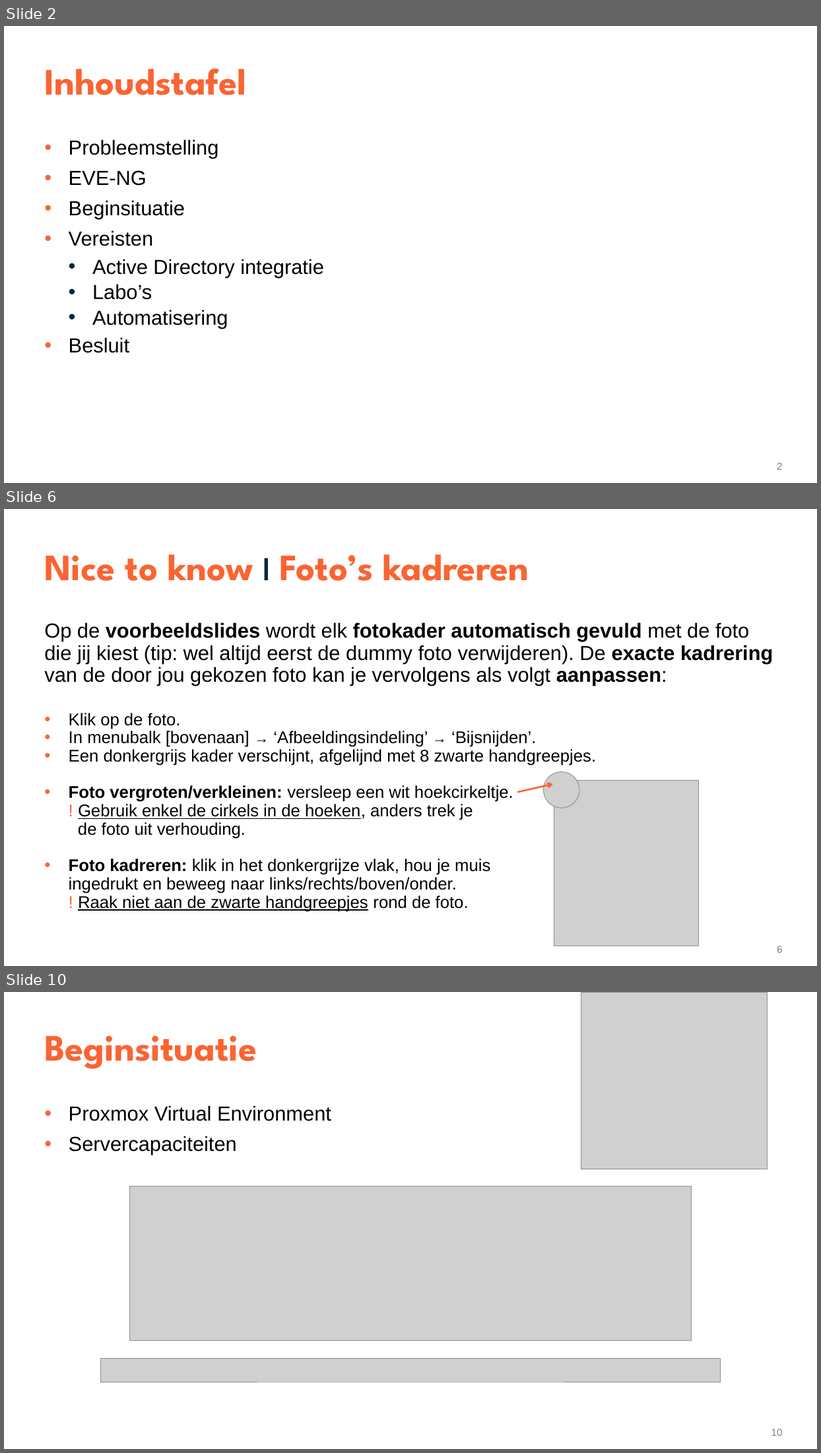
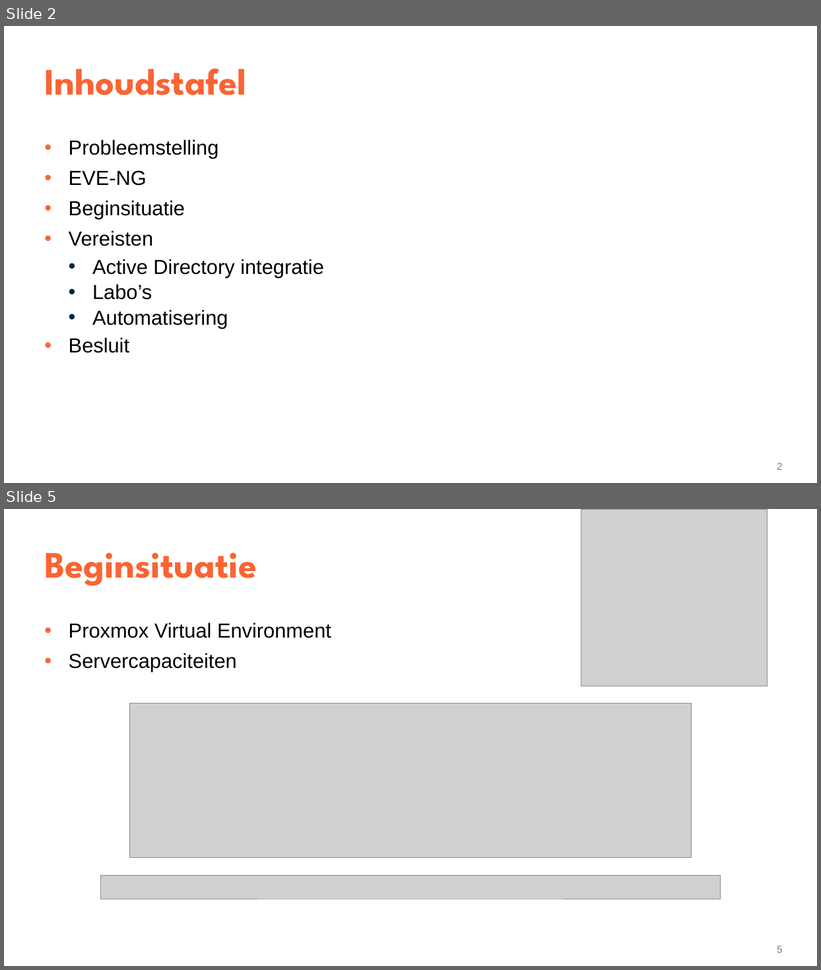
Before and after one commit to YenteLens/ylbachelorproef, a slide deck: Presentatie/eindpresentatie.pptx. Shown one above the other, each under a label of ours: slides 2, 6 and 10 before the commit, slides 2 and 5 after it; the slides between them are not shown. The pictures are 821x1453 and 821x970 pixels, drawn with LibreOffice and Linux fonts; fonts in the diff are those of the drawing; grey boxes stand for pictures. Boxes give left, top, right and bottom in pixels: in the first picture for what was removed or moved away, otherwise in the second. Text is boxed around its words. In the diff, an @@ line names an element or a change of style, - is before the commit and + after.

```diff
--- a/Presentatie/eindpresentatie.pptx
+++ b/Presentatie/eindpresentatie.pptx
@@ slide 6 removed at [4, 509, 817, 966], background #FFFFFF @@
@@ title removed at [44, 555, 529, 581] @@
-Nice to know | Foto’s kadreren
@@ text removed at [44, 623, 773, 912] @@
-Op de voorbeeldslides wordt elk fotokader automatisch gevuld met de foto die jij kiest (tip: wel altijd eerst de dummy foto verwijderen). De exacte kadrering van de door jou gekozen foto kan je vervolgens als volgt aanpassen:
-  • Klik op de foto.
-  • In menubalk [bovenaan] → ‘Afbeeldingsindeling’ → ‘Bijsnijden’.
-  • Een donkergrijs kader verschijnt, afgelijnd met 8 zwarte handgreepjes.
-  • Foto vergroten/verkleinen: versleep een wit hoekcirkeltje.
-    ! Gebruik enkel de cirkels in de hoeken, anders trek je
-    de foto uit verhouding.
-  • Foto kadreren: klik in het donkergrijze vlak, hou je muis
-    ingedrukt en beweeg naar links/rechts/boven/onder.
-    ! Raak niet aan de zwarte handgreepjes rond de foto.
@@ arrow removed from (517, 793) to (553, 784) @@
@@ picture removed at [544, 772, 580, 808] @@
@@ picture removed at [554, 780, 699, 946] @@
@@ page number removed at [777, 946, 783, 953] @@
-6
@@ what was slide 10 is now slide 5 @@
@@ page number at [777, 946, 783, 953]: text changed @@
-10
+5
```
Also in this commit, not shown: 4 slides changed, 8 slides added, 4 other slides removed.
